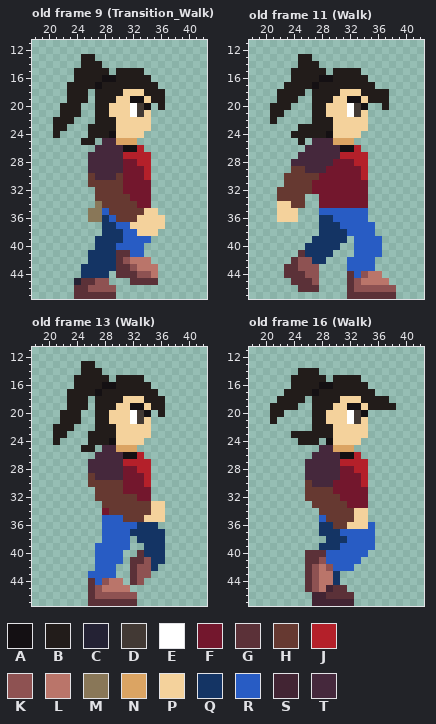
Two versions of one pixel-art file, Assets/Characters/Swordsman/Base_Aseprite/model3.ase. That is the earlier state.
64x48 pixels, 17 frames. Shown: old frame 9 (Transition_Walk): x 18..42, y 11..47; old frame 11 (Walk): x 18..42, y 11..47; old frame 13 (Walk): x 18..42, y 11..47; old frame 16 (Walk): x 18..42, y 11..47. The commit also changed other frames, which this record leaves out.
Visible layers, top first: "Braço 1", "Espada", "Group 1/Belim", "Group 1/Head", "Body", "Braço 2".
Palette (. is transparent): A #141013  B #221c1a  C #242234  D #423934  E #ffffff  F #73172d  G #5b3138  H #663931  J #b4202a  K #8e5252  L #ba756a  M #897758  N #dba463  P #f4d29c  Q #143464  R #285cc4  S #422433  T #45283c
Pixels before, old frame 9 (Transition_Walk), first column x 21:
13 ....BB..........
14 ....BBB.........
15 ...BBBBB.BBBB...
16 ...BBBBAABBBBB..
17 ..BBBBABBBBBBBB.
18 ..BBB.BBBBPPPBBB
19 ..BBB.BBBPPAAPBB
20 .BBB..BBPPPEDA.B
21 .BBB..BBPPPEDP..
22 BBB...BBBPPPPP..
23 BB...BBBBPPPPP..
24 B....BBBAPPPP...
25 ....BB.TTNNN....
26 ......TTTTAAJ...
27 .....TTTTTJJJJ..
28 .....TTTTTFFJJ..
29 .....TTTTTFFFJ..
30 .....HTTTHFFFJ..
31 .....HHHHHFFFF..
32 ......HHHHFFFF..
33 ......HHHHHFFF..
34 ......MHHHHHFF..
35 .....MMRHHHHHPP.
36 .....MMQRHHHPPPP
37 .......QQRRPPPPP
38 .......QQQRRPPP.
39 ......QQQQRRRR..
40 ......QQQRRRR...
41 .....QQQQGGRR...
42 .....QQQQGKLLL..
43 ....QQQQQGGKLLL.
44 ....QQQQ.GGGKKL.
45 ...CGGKK...GGGG.
46 ...GGKKKK.......
47 ...GGGGGG.......
Pixels before, old frame 11 (Walk), first column x 21:
13 ....BB............
14 ....BBB...........
15 ...BBBBB.BBBB.....
16 ...BBBBAABBBBB....
17 ..BBBBABBBBBBBB...
18 .BBBB.BBBBPPPBBBB.
19 .BBB..BBBPPAAPBBB.
20 BBB...BBPPPEDA..B.
21 BB....BBPPPEDP....
22 B.....BBBPPPPP....
23 ....BBBBBPPPPP....
24 ...BBBBBAPPPP.....
25 ....B.TTTNNN......
26 .....TTTTTAAJ.....
27 ....TTTTTTJJJJ....
28 ...TTTTTTFFFJJ....
29 ...HHTTTFFFFFJ....
30 ..HHHHHFFFFFFJ....
31 ..HHHHFFFFFFFF....
32 .HHHHHFFFFFFFF....
33 .HHHH..FFFFFFF....
34 .PPHH..FFFFFFF....
35 .PPP...RRRRRRR....
36 .PPP...QQRRRRR....
37 .......QQQRRRRR...
38 .......QQQQRRRR...
39 ......QQQQQ.RRRR..
40 .....QQQQQ..RRRR..
41 ....GQQQQ...RRRR..
42 ...GKKQQ...RRRR...
43 ..GGKKK....RRRR...
44 ..GGGKK....GRKLL..
45 ...GGGK....GKLLLL.
46 ....GGG....GKKKKKK
47 ...........GGGGGGG
Pixels before, old frame 13 (Walk), first column x 21:
13 ....BB..........
14 ....BBB.........
15 ...BBBBB.BBBB...
16 ...BBBBAABBBBB..
17 ..BBBBABBBBBBBB.
18 ..BBB.BBBBPPPBBB
19 ..BBB.BBBPPAAPBB
20 .BBB..BBPPPEDA.B
21 .BBB..BBPPPEDP..
22 BBB...BBBPPPPP..
23 BB...BBBBPPPPP..
24 B....BBBAPPPP...
25 ....BB.TTNNN....
26 ......TTTTAAJ...
27 .....TTTTTJJJJ..
28 .....TTTTTFFJJ..
29 .....HTTTTFFFJ..
30 .....HHHHHFFFJ..
31 ......HHHHFFFF..
32 ......HHHHHHFF..
33 .......HHHHHHHPP
34 .......FHHHHHHPP
35 .......RRRHHHPPP
36 .......RRRRRQQQ.
37 .......RRRRQQQQQ
38 .......RRRR.QQQQ
39 ......RRRRR..QQQ
40 ......RRRR..GQQQ
41 ......RRRR.GGKQQ
42 ......RRR..GKKQ.
43 .....RRRR..GKK..
44 .....GRKLL.GK...
45 .....GKLLLL.....
46 .....GKKKKKK....
47 .....GGGGGGG....
Pixels before, old frame 16 (Walk), first column x 21:
14 ....BBB...........
15 ...BBBBB.BBBB.....
16 ...BBBBAABBBBB....
17 ..BBBBABBBBBBBB...
18 .BBBB.BBBBPPPBBBB.
19 BBBB..BBBPPAAPBBBB
20 BB....BBPPPEDA....
21 B.....BBPPPEDP....
22 ......BBBPPPPP....
23 ...BBBBBBPPPPP....
24 ....BBB.APPPP.....
25 .......TTNNN......
26 ......TTTTAAJ.....
27 .....TTTTTJJJJ....
28 .....TTTTTFFJJ....
29 .....TTTTTFFFJ....
30 .....HTTTFFFFJ....
31 .....HHHHFFFFF....
32 .....HHHHHFFFF....
33 ......HHHHHFFF....
34 .......HHHHHPP....
35 .......RHHHHPP....
36 .......QQHHPPPR...
37 .......QQQRRRRR...
38 ........QQQRRRR...
39 .......QQQRRRRR...
40 .....GGGRRRRRR....
41 .....GGKRRRRR.....
42 .....GKLKRRR......
43 .....GKLLQ........
44 .....GKLLQ........
45 .....GKLSGG.......
46 ......SSGGGG......
47 ......SSSSSS......
After:
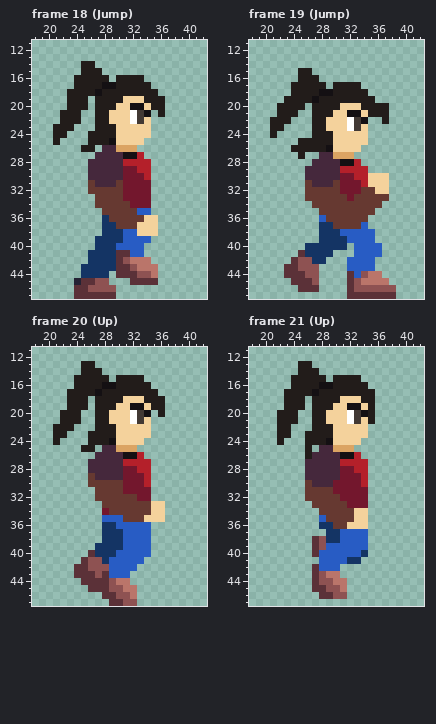
A new or re-ordered frame is compared with the old frame closest to it.
Change:
frames 17 -> 23
layer "Head" added
layer "Belim" added
layer "Group 1/Head" removed
layer "Group 1/Belim" removed
Frame 18 (Jump) is new; against old frame 9 (Transition_Walk):
y 13: x 25..26 BB -> ..
y 14: x 27 B -> .
y 15: x 24 B -> .; x 28 B -> .; x 30..33 BBBB -> ....
y 16: x 28..29 AA -> B.; x 34 B -> .
y 17: x 23 B -> .; x 27..29 ABB -> BAA; x 35 B -> .
y 18: x 26..27 .B -> BA; x 31..33 PPP -> BBB; x 36 B -> .
y 19: x 30 P -> B; x 32..34 AAP -> PPB
y 20: x 22 B -> .; x 25 . -> B; x 29 P -> B; x 32..35 EDA. -> AAPB
y 21: x 34 P -> A; x 36 . -> B
y 22: x 21 B -> .; x 24 . -> B; x 29 B -> P; x 32..33 PP -> ED
y 23: x 23 . -> B; x 26 B -> .
y 24: x 22 . -> B; x 29 A -> B; x 34 . -> P
y 25: x 21 . -> B; x 25 B -> .; x 27..33 .TTNNN. -> BBAPPPP
y 26: x 25..27 ..T -> BB.; x 30..33 TAAJ -> NNN.
y 27: x 26 T -> .; x 31..32 JJ -> AA; x 34 J -> .
y 28: x 31..32 FF -> JJ
y 29: x 33 F -> J
y 30: x 26 H -> T; x 30 H -> T
y 31: x 27..29 HHH -> TTT
y 32: x 26 . -> H
y 33: x 31 H -> F
y 34: x 27 M -> H; x 32 H -> F
y 35: x 26..28 MMR -> ..H; x 33..35 HPP -> RR.
y 36: x 26..27 MM -> ..; x 29 R -> H; x 33 P -> H; x 36 P -> .
y 37: x 30..32 RRP -> HHH; x 36 P -> .
Frame 19 (Jump) is new; against old frame 11 (Walk):
y 13: x 25..26 BB -> ..
y 14: x 25..27 BBB -> ...
y 15: x 24 B -> .; x 27..28 BB -> ..; x 30..33 BBBB -> ....
y 16: x 24 B -> .; x 28..34 AABBBBB -> .......
y 17: x 23 B -> .; x 27 A -> B; x 29 B -> .; x 34..35 BB -> ..
y 18: x 22..23 BB -> ..; x 26 . -> B; x 28..29 BB -> AA; x 31..33 PPP -> BBB; x 35..37 BBB -> ...
y 19: x 22 B -> .; x 25..27 ..B -> BBA; x 30..34 PPAAP -> BBBBB; x 36..37 BB -> ..
y 20: x 21 B -> .; x 24..25 .. -> BB; x 29..30 PP -> BB; x 32..36 EDA.. -> PPBBB
y 21: x 21 B -> .; x 23..24 .. -> BB; x 29 P -> B; x 32..33 ED -> AA; x 35..37 ... -> BBB
y 22: x 22..23 .. -> BB; x 29 B -> P; x 32..34 PPP -> EDA; x 37 . -> B
y 23: x 21..22 .. -> BB; x 25..26 BB -> ..; x 29 B -> P; x 32..33 PP -> ED
y 24: x 21 . -> B; x 24..26 BBB -> ...; x 29 A -> B; x 34 . -> P
y 25: x 26..34 .TTTNNN.. -> BBBBPPPPP
y 26: x 24..33 ..TTTTTAAJ -> BBBBBAPPPP
y 27: x 25..27 TTT -> B..; x 30..34 TJJJJ -> NNN..
y 28: x 24..26 TTT -> ...; x 30..32 FFF -> TAA; x 34 J -> .
y 29: x 24..25 HH -> ..; x 29..33 FFFFF -> TTJJJ
y 30: x 23..30 HHHHHFFF -> ...TTTTT; x 33 F -> J; x 35..37 ... -> PPP
y 31: x 23..25 HHH -> ...; x 27..30 FFFF -> TTTH; x 34..37 F... -> JPPP
y 32: x 22..25 HHHH -> ....; x 27..30 FFFF -> HHHH; x 34..37 F... -> HHPP
y 33: x 22..31 HHHH..FFFF -> ....HHHHHH; x 33..37 FF... -> HHHHH
y 34: x 22..25 PPHH -> ....; x 27..36 .FFFFFFF.. -> HHHHHHHHHH
y 35: x 22..24 PPP -> ...; x 28..35 RRRRRRR. -> HHHHHHHH
y 36: x 22..24 PPP -> ...; x 28..34 QQRRRRR -> RHHHHHH
y 37: x 30..33 QRRR -> HHHH; x 35 R -> .
y 38: x 31 Q -> R
y 39: x 27 Q -> .; x 32 . -> R; x 36 R -> .
y 40: x 31 . -> Q
Frame 20 (Up) is new; against old frame 13 (Walk), layer "Body":
y 36: x 28..29 RR -> QQ; x 33..35 QQQ -> RR.
y 37: x 28..30 RRR -> QQQ; x 32..36 QQQQQ -> RRR..
y 38: x 28..30 RRR -> QQQ; x 32..36 .QQQQ -> RRR..
y 39: x 27..30 RRRR -> QQQQ; x 32..36 ..QQQ -> RRR..
y 40: x 26..29 .RRR -> GQQQ; x 31..36 ..GQQQ -> RRRR..
y 41: x 25..28 ..RR -> GKKQ; x 31..36 .GGKQQ -> RRR...
y 42: x 24..28 ...RR -> GGKKK; x 30..35 ..GKKQ -> RRR...
y 43: x 24..28 ..RRR -> GGGKG; x 30..34 ..GKK -> RR...
y 44: x 25 . -> G; x 27..29 RKL -> GGK; x 31..33 .GK -> L..
y 45: x 27..30 KLLL -> GGKK; x 32 . -> L
y 46: x 26..29 GKKK -> ..GG; x 32 K -> L
y 47: x 26..28 GGG -> ...; x 31..32 GG -> KK
Frame 21 (Up) is new; against old frame 16 (Walk):
y 13: x 25..26 .. -> BB
y 18: x 22 B -> .; x 36..37 BB -> ..
y 19: x 21..22 BB -> ..; x 25 . -> B; x 36..38 BBB -> ...
y 20: x 21 B -> .; x 23..24 .. -> BB; x 35 . -> B
y 21: x 21..24 B... -> .BBB; x 35 . -> B
y 22: x 22..23 .. -> BB
y 23: x 22..25 ..BB -> BB..
y 24: x 22 . -> B; x 25 B -> .; x 28 . -> B
y 25..26: x 26 . -> B
y 36: x 35 R -> .
y 37: x 28 Q -> .; x 35 R -> .
y 38: x 27..28 .. -> GK; x 31 Q -> R; x 35 R -> .
y 39: x 27..30 .QQQ -> GKRR; x 35 R -> .
y 40: x 26 G -> .; x 28 G -> R; x 34 R -> Q
y 41: x 26..28 GGK -> ..R; x 32..33 RR -> QQ
y 42: x 26..29 GKLK -> .GRR; x 31..32 RR -> ..
y 43: x 26..28 GKL -> .GK; x 30 Q -> L
y 44: x 26..31 GKLLQ. -> .GKKLL
y 45: x 26..31 GKLSGG -> .GGKKL
y 46: x 27..28 SS -> .G; x 30..32 GGG -> KK.
y 47: x 27..32 SSSSSS -> ......
